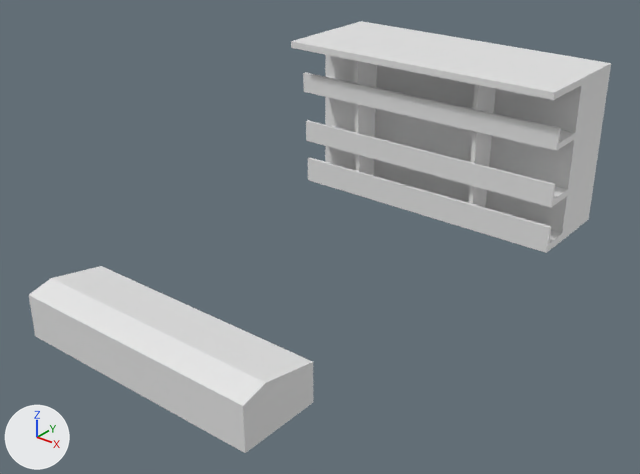
One commit to the Blender file Project Matteport/Assets/PreFabs/Buildings/Buildings.blend: the scene before it, then after it.
Both versions are drawn from a 50 mm lens placed at (32.1, -46.8, 30.6), pointed at (-3.5, -2.4, 3.0). The lights are fixed; the arrows at lower left show +X, +Y and +Z.
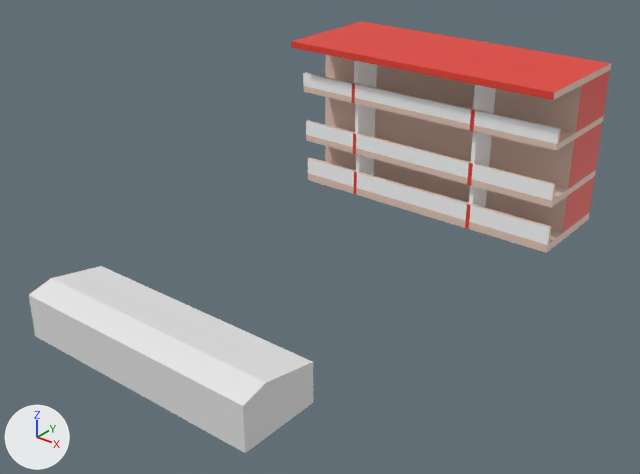
Location of each change, [x1, y1, x2, y2] in pixels of the pictures (640 x 474 px):
part 1 of me_cube_005, recoloured: [304, 55, 583, 253] in both
part 2 of me_cube_005, recoloured: [561, 170, 596, 241] in both
part 3 of me_cube_005, recoloured (white to beige): [574, 64, 611, 140] in both
part 4 of me_cube_005, recoloured (white to red): [291, 31, 582, 229] in both
part 5 of me_cube_005, recoloured (white to red): [326, 21, 611, 233] in both
part 6 of me_cube_005, recoloured: [303, 60, 559, 245] in both

Patch to the scene script:
```diff
--- a/Project Matteport/Assets/PreFabs/Buildings/Buildings.blend.py
+++ b/Project Matteport/Assets/PreFabs/Buildings/Buildings.blend.py
@@ mat_material_001 @@
+mat_material_001 = principled_material('Material.001')
+mat_material_001.base_color = (0.8, 0.0507, 0.0329)  # red #e74033
@@ mat_material @@
+mat_material = principled_material('Material')
+mat_material.base_color = (0.8, 0.586, 0.493)  # beige #e7c9ba
@@ mat_material_002 @@
+mat_material_002 = principled_material('Material.002')
+mat_material_002.base_color = (1.0, 1.0, 1.0)  # white #ffffff
@@ me_cube_005 @@
 me_cube_005.from_pydata(...)  # 246 vertices, 244 faces; spans x -2.21..0.74, y -0.77..0.8, z -0.96..0.67
 # used by ob_cube_001; location = (-3.84, 16.6, 7.64); rotation_euler = (0.0, 0.0, 1.571), in degrees (0, 0, 90); scale = (3.35, 15.1, 8.03)
+# me_cube_005 part 1: 132 of the faces centred in x -1.74..-0.82, y -0.77..0.8, z -0.96..0.63 switch from no material to mat_material (beige #e7c9ba)
+# me_cube_005 part 2: 9 of the faces centred in x -0.04, y -0.77..0.8, z -0.96..-0.45 switch from no material to mat_material (beige #e7c9ba)
+# me_cube_005 part 3: 2 of the faces centred in x -0.04, y -0.77, z 0.12..0.63 switch from no material to mat_material (beige #e7c9ba)
+# me_cube_005 part 4: 22 of the faces centred in x -2.21..-1.52, y -0.54..0.62, z -0.92..0.67 switch from no material to mat_material_001 (red #e74033)
+# me_cube_005 part 5: 11 of the faces centred in x -0.04, y -0.77..0.8, z -0.68..0.67 switch from no material to mat_material_001 (red #e74033)
+# me_cube_005 part 6: 31 of the faces centred in x -1.74..-1.16, y -0.54..0.62, z -0.79..0.37 switch from no material to mat_material_002 (white #ffffff)
```
